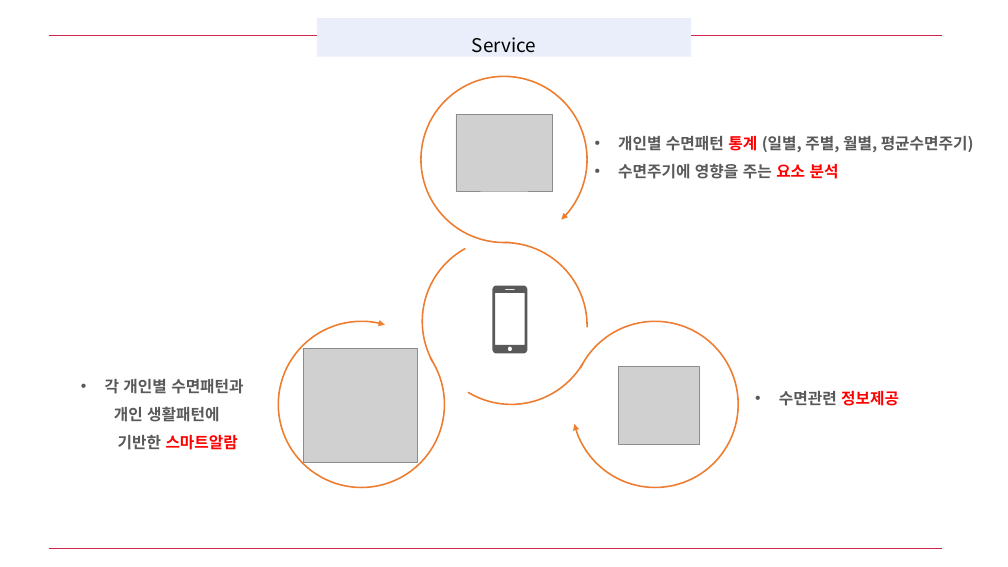
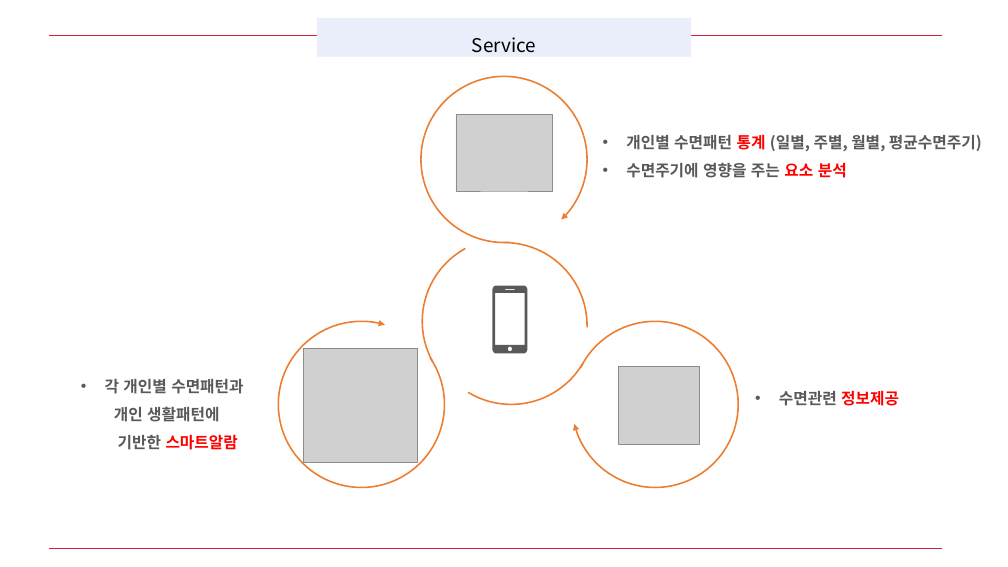
Before and after one commit to kookmin-sw/capstone-2020-15, a slide deck: slide 7 of doc/계획서발표_최종.pptx. Drawn at 1008x567 pixels with LibreOffice and Linux fonts; fonts in the diff are those of the drawing; grey boxes stand for pictures. Boxes give left, top, right and bottom in pixels: in the first picture for what was removed or moved away, otherwise in the second. Text is boxed around its words. In the diff, an @@ line names an element or a change of style, - is before the commit and + after.

Commit message:
대본수정

```diff
--- a/doc/계획서발표_최종.pptx
+++ b/doc/계획서발표_최종.pptx
@@ text "개인별 수면패턴 통계 (일별, 주별, ...": place and size @@
-text "개인별 수면패턴 통계 (일별, 주별, ..." at (618, 135, 974, 179)
+text "개인별 수면패턴 통계 (일별, 주별, ..." at (626, 134, 982, 178)
```
